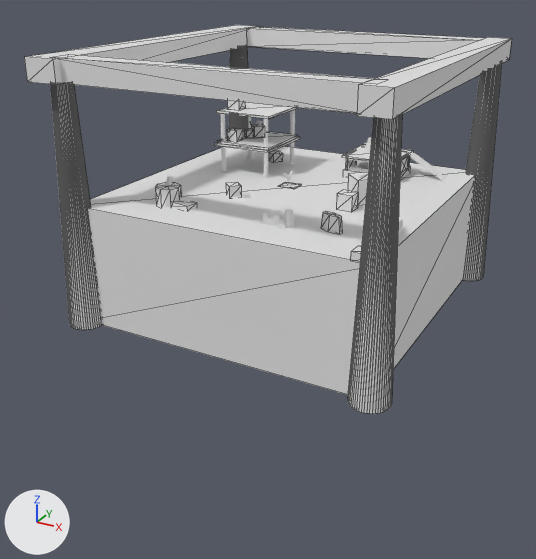
One commit to the glTF model assets/models/scene.glb: the scene before it, then after it.
One viewpoint serves both versions: a 50 mm camera at (273.0, -536.0, 170.0) aimed at (-10.0, -22.0, -88.0). The axes (+X, +Y, +Z) are drawn at lower left. The lights are the same throughout. Mesh edges are drawn as thin lines on the coarser meshes. Materials are left out; every surface is plain grey. Where no turn or scale is listed for an object, it has been applied to the vertices. Vertices at the same position are counted once.
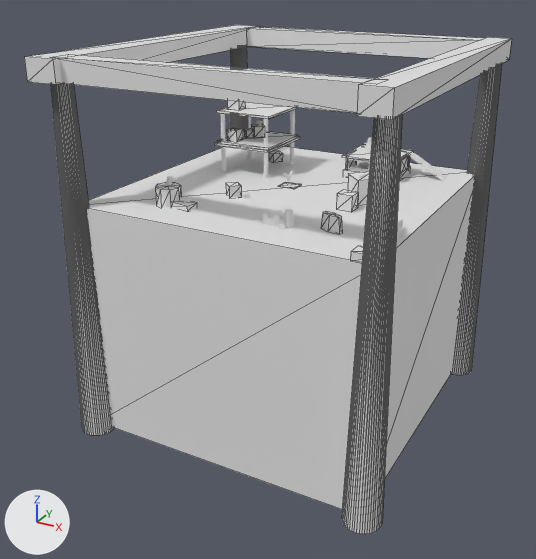
Where the newer file only moved an object's origin or applied its transform, the numbers keep the older frame.

Location of each change, [x1, y1, x2, y2] in pixels of the pictures (536 x 559 px; the box of a moved part takes in the faces that stretch with it):
```json
{"object": "Box", "change": "mesh rescaled", "before": [86, 146, 476, 395], "after": [85, 146, 476, 509], "on screen": "46% taller"}
{"object": "Cylinder.003", "change": "mesh rescaled, moved", "before": [347, 115, 402, 414], "after": [341, 115, 402, 534], "on screen": "11% wider, 40% taller"}
{"object": "Cylinder.004", "change": "mesh rescaled, moved", "before": [50, 84, 102, 330], "after": [50, 84, 114, 435], "on screen": "23% wider, 43% taller"}
{"object": "Cylinder.006", "change": "mesh rescaled, moved", "before": [463, 63, 502, 281], "after": [451, 63, 502, 375]}
{"object": "Cylinder.005", "change": "moved", "before": [229, 47, 248, 131], "after": [230, 47, 247, 131]}
{"part": 1, "of": "me_mesh_0", "change": "moved or reshaped", "before": [86, 175, 476, 395], "after": [85, 175, 476, 509]}
```

The change, as JSON lines over the scene's bpy script:
```json
{"block": "me_mesh_0", "where": "me_mesh_0.from_pydata(...)  # 8 vertices, 12 faces; spans x -125.0..125.0, y -125.0..125.0, z -50.0..50.0"}
{"block": "me_mesh_0", "where": "# used by ob_box; location = (0.0, 0.0, -59.7)"}
{"block": "me_mesh_0", "change": "me_mesh_0 part 1: the whole mesh is scaled about its middle by (1, 1, 2), then moved by (0.0, 0.0, -50.0)"}
{"block": "me_mesh_24", "where": "me_mesh_24.from_pydata(...)  # 104 vertices, 200 faces; spans x -15.0..15.0, y -15.0..15.0, z -100.0..100.0"}
{"block": "me_mesh_24", "where": "# used by ob_cylinder_003; location = (125.2, -124.4, -10.4)"}
{"block": "me_mesh_24", "change": "me_mesh_24 part 2: the whole mesh is scaled about its middle by (1, 1, 1.5)"}
{"block": "me_mesh_25", "where": "me_mesh_25.from_pydata(...)  # 104 vertices, 200 faces; spans x -15.0..15.0, y -15.0..15.0, z -100.0..100.0"}
{"block": "me_mesh_25", "where": "# used by ob_cylinder_004; location = (-124.7, -124.4, -10.4)"}
{"block": "me_mesh_25", "change": "me_mesh_25 part 3: the whole mesh is scaled about its middle by (1, 1, 1.5)"}
{"block": "me_mesh_27", "where": "me_mesh_27.from_pydata(...)  # 104 vertices, 200 faces; spans x -15.0..15.0, y -15.0..15.0, z -100.0..100.0"}
{"block": "me_mesh_27", "where": "# used by ob_cylinder_006; location = (124.9, 125.2, -10.4)"}
{"block": "me_mesh_27", "change": "me_mesh_27 part 4: the whole mesh is scaled about its middle by (1, 1, 1.5)"}
{"op": "set", "path": "ob_cylinder_003.location", "old": "(125.2, -124.4, -10.4)", "new": "(125.2, -124.4, -62.9)"}
{"op": "set", "path": "ob_cylinder_004.location", "old": "(-124.7, -124.4, -10.4)", "new": "(-124.7, -124.4, -63.7)"}
{"op": "set", "path": "ob_cylinder_005.location", "old": "(-124.7, 125.2, -10.4)", "new": "(-124.7, 125.2, -63.2)"}
{"op": "set", "path": "ob_cylinder_006.location", "old": "(124.9, 125.2, -10.4)", "new": "(124.9, 125.2, -62.2)"}
```
